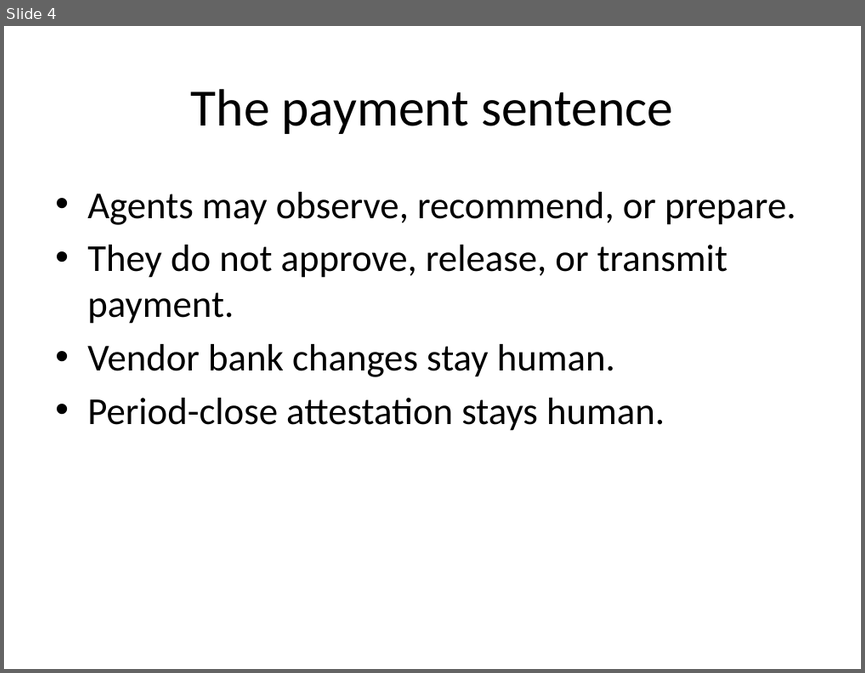
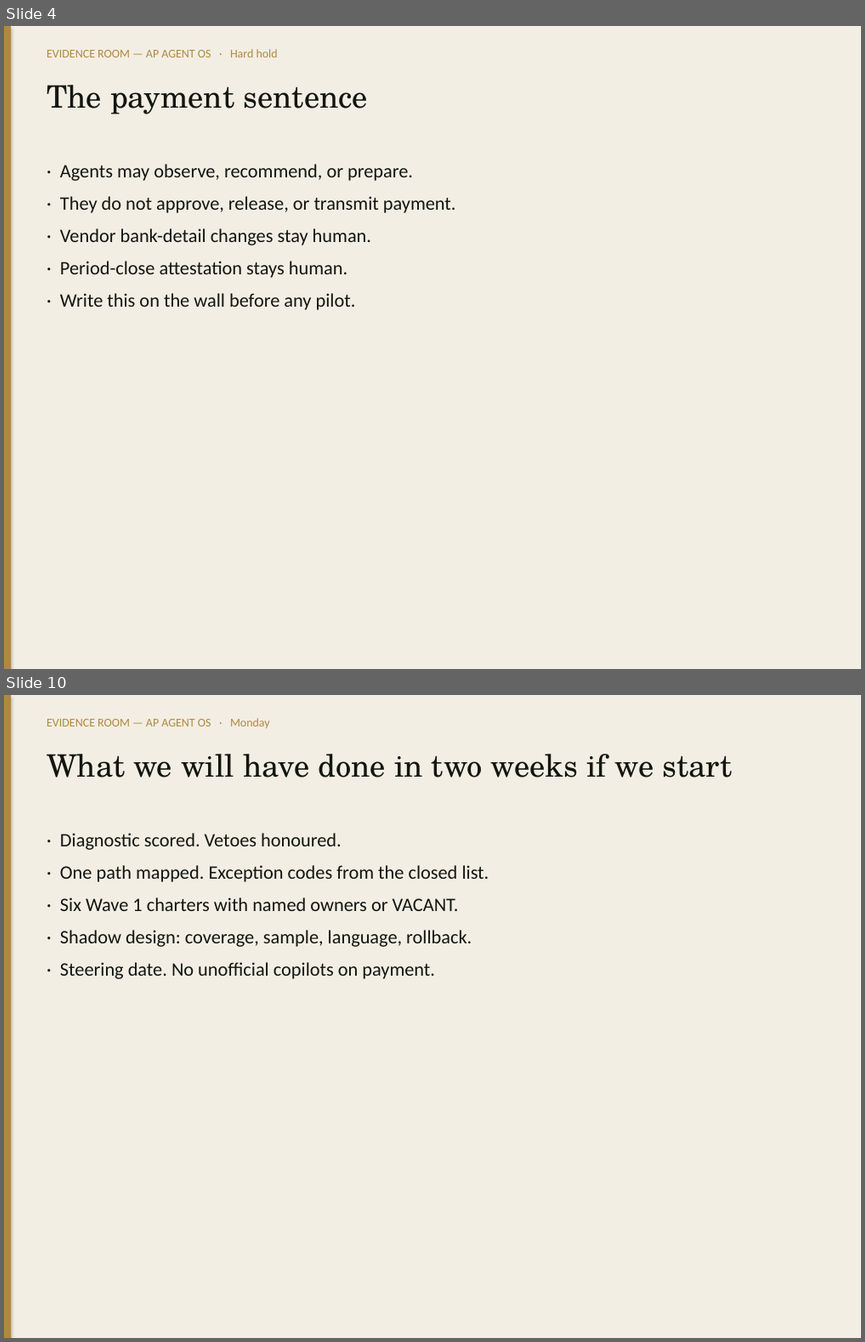
Before and after one commit to adamintelligenceai/Origin, a slide deck: evidence-room/04_AP_AGENT_OS_TEAM/Decks/ER_CFO_AP_Transformation.pptx. Shown one above the other, each under a label of ours: slide 4 before the commit, slides 4 and 10 after it; the slides between them are not shown. The pictures are 865x673 and 865x1342 pixels, drawn with LibreOffice and Linux fonts; fonts in the diff are those of the drawing. Boxes give left, top, right and bottom in pixels: in the first picture for what was removed or moved away, otherwise in the second. Text is boxed around its words. In the diff, an @@ line names an element or a change of style, - is before the commit and + after.

```diff
--- a/evidence-room/04_AP_AGENT_OS_TEAM/Decks/ER_CFO_AP_Transformation.pptx
+++ b/evidence-room/04_AP_AGENT_OS_TEAM/Decks/ER_CFO_AP_Transformation.pptx
@@ slide 10 added at (4,695,861,1338), background #FFFFFF @@
@@ rectangle added at (4,695,861,1338), fill #F3EEE4 @@
@@ rectangle added at (4,695,11,1338), fill #B0893E @@
@@ text added at (46,718,270,728), 10 pt, text #B0893E @@
+EVIDENCE ROOM — AP AGENT OS · Monday
@@ text added at (46,754,732,777), 26 pt, text #12160F @@
+What we will have done in two weeks if we start
@@ text added at (60,833,489,979), 16 pt, text #12160F @@
+· Diagnostic scored. Vetoes honoured.
+· One path mapped. Exception codes from the closed list.
+· Six Wave 1 charters with named owners or VACANT.
+· Shadow design: coverage, sample, language, rollback.
+· Steering date. No unofficial copilots on payment.
@@ slide 4 changed as well @@
@@ rectangle added at (4,26,861,669), fill #F3EEE4 @@
@@ rectangle added at (4,26,11,669), fill #B0893E @@
@@ text added at (46,49,278,57), 10 pt, text #B0893E @@
+EVIDENCE ROOM — AP AGENT OS · Hard hold
@@ text "The payment sentence": place and size @@
-text "The payment sentence" at (191,89,673,134)
+text "The payment sentence" at (46,85,367,114)
@@ text "The payment sentence" at (46,85,367,114): size 44 to 26 pt, font Calibri to TeX Gyre Schola, text colour #000000 to #12160F; alignment centre to left; vertical alignment middle to top @@
@@ text at (60,164,456,310): text changed; size 32 to 16 pt; text colour #000000 to #12160F @@
-• Agents may observe, recommend, or prepare.
-• They do not approve, release, or transmit payment.
-• Vendor bank changes stay human.
-• Period-close attestation stays human.
+· Agents may observe, recommend, or prepare.
+· They do not approve, release, or transmit payment.
+· Vendor bank-detail changes stay human.
+· Period-close attestation stays human.
+· Write this on the wall before any pilot.
```
Also in this commit, not shown: 4 other slides changed, 5 other slides added, 1 slide removed, 55 other files.
